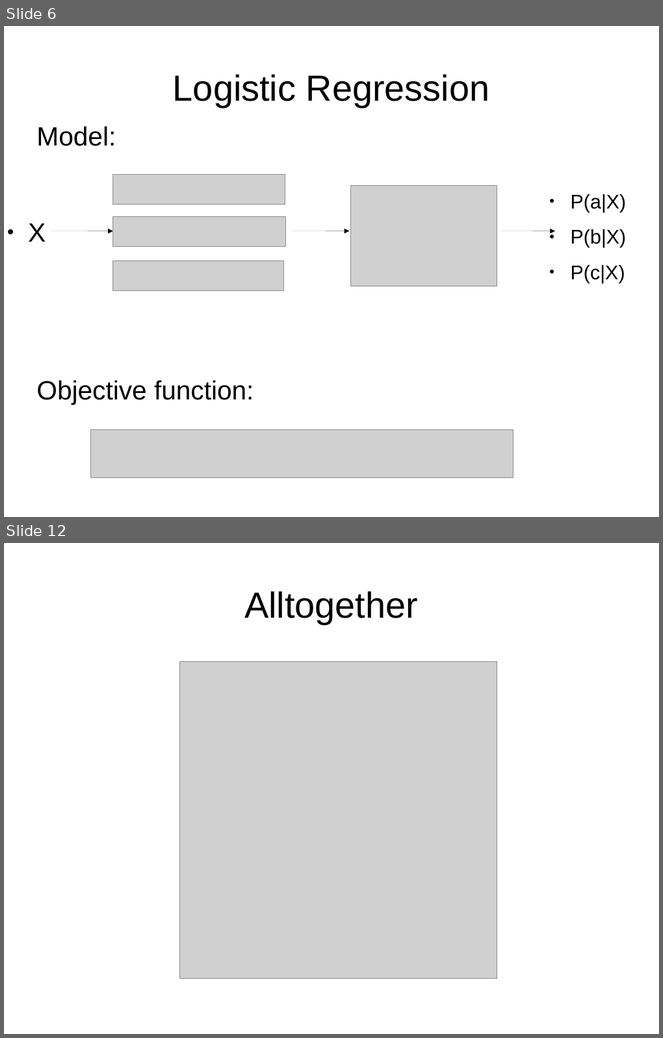
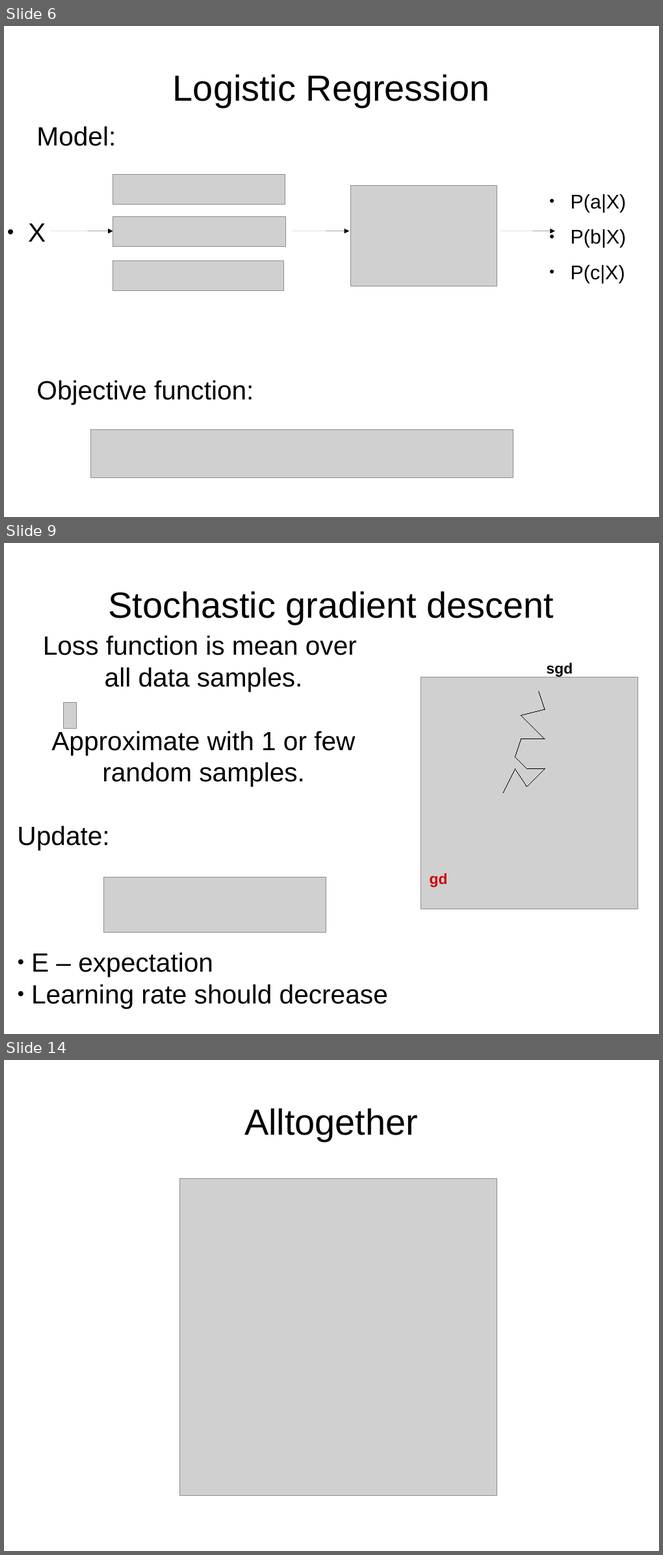
Before and after one commit to yandexdataschool/Practical_DL, a slide deck: week0/lecture0.odp. Shown one above the other, each under a label of ours: slides 6 and 12 before the commit, slides 6, 9 and 14 after it; the slides between them are not shown. The pictures are 663x1038 and 663x1555 pixels, drawn with LibreOffice and Linux fonts; fonts in the diff are those of the drawing; grey boxes stand for pictures. Boxes give left, top, right and bottom in pixels: in the first picture for what was removed or moved away, otherwise in the second. Text is boxed around its words. In the diff, an @@ line names an element or a change of style, - is before the commit and + after.

Commit message:
update first 4 lectures (typos, better images, formulae consistency)

```diff
--- a/week0/lecture0.odp
+++ b/week0/lecture0.odp
@@ slide 9 added at bbox=[4, 543, 659, 1034], background #FFFFFF @@
@@ title added at bbox=[108, 591, 555, 624], 44 pt, text #000000 @@
+Stochastic gradient descent
@@ text added at bbox=[17, 635, 388, 1008], 32 pt, text #000000 @@
+Loss function is mean over
+all data samples.
+Approximate with 1 or few random samples.
+Update:
+● E – expectation
+● Learning rate should decrease
@@ diamond added at bbox=[281, 670, 367, 735], fill #FFFFFF, outline #FFFFFF 0 pt @@
@@ picture added at bbox=[421, 678, 638, 910] @@
@@ text added at bbox=[547, 663, 573, 677], 18 pt, text #000000, bold @@
+sgd
@@ line added from (539, 692) to (545, 709), #000000 0 pt @@
@@ picture added at bbox=[63, 702, 77, 728] @@
@@ line added from (521, 715) to (545, 709), #000000 0 pt @@
@@ line added from (545, 739) to (521, 715), #000000 0 pt @@
@@ line added from (516, 757) to (521, 739), #000000 0 pt @@
@@ line added from (516, 757) to (527, 769), #000000 0 pt @@
@@ line added from (545, 739) to (521, 739), #000000 0 pt @@
@@ line added from (516, 769) to (503, 793), #000000 0 pt @@
@@ line added from (516, 769) to (527, 787), #000000 0 pt @@
@@ line added from (545, 769) to (527, 769), #000000 0 pt @@
@@ line added from (545, 769) to (527, 787), #000000 0 pt @@
@@ text added at bbox=[430, 873, 448, 887], 18 pt, text #CC0000, bold @@
+gd
@@ picture added at bbox=[104, 878, 326, 933] @@
@@ what was slide 12 is now slide 14 @@
```
Also in this commit, not shown: 10 slides changed, 1 other slide added, 10 other files.
